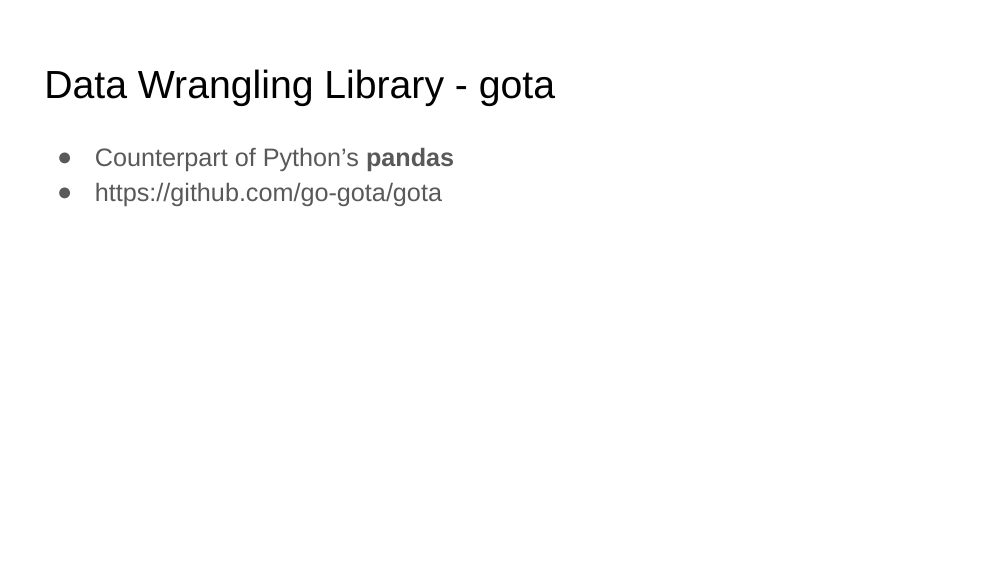
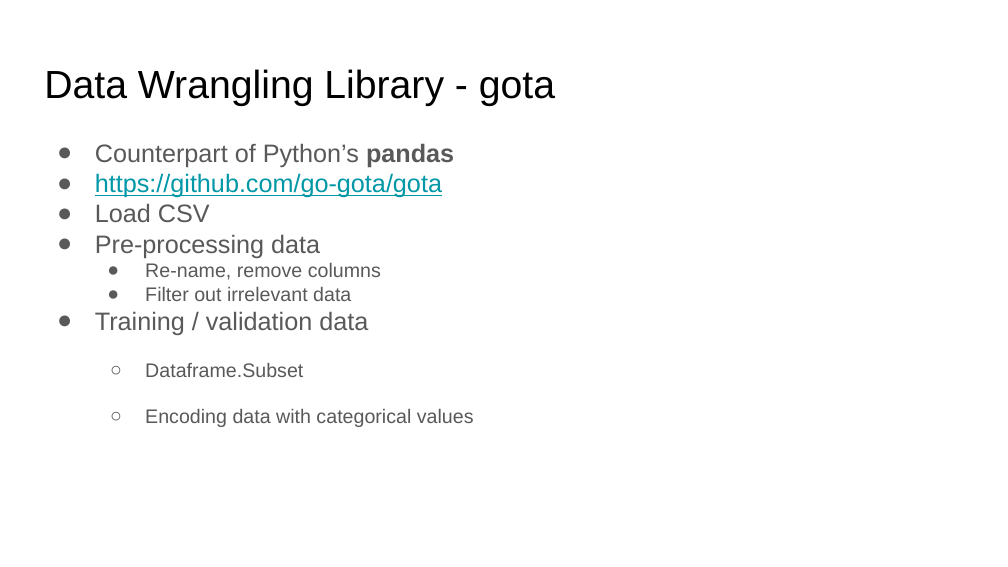
Before and after one commit to ephraimberkovitch/golang_ml, a slide deck: slide 7 of Go ML Meetup.pptx (slide 5 before the commit). Drawn at 1008x567 pixels with LibreOffice and Linux fonts; fonts in the diff are those of the drawing. Boxes give left, top, right and bottom in pixels: in the first picture for what was removed or moved away, otherwise in the second. Text is boxed around its words. In the diff, an @@ line names an element or a change of style, - is before the commit and + after.

Commit message:
presentation - 2

```diff
--- a/Go ML Meetup.pptx
+++ b/Go ML Meetup.pptx
@@ text at bbox=[95, 143, 454, 198]: text colour #595959 to #0097A7, underline on in "https://github.com/go-gota/gota"; line spacing 1.15 to 1 @@
@@ text at bbox=[95, 203, 474, 427]: paragraphs added @@
+● Load CSV
+● Pre-processing data
+  ● Re-name, remove columns
+  ● Filter out irrelevant data
+● Training / validation data
+  ○ Dataframe.Subset
+  ○ Encoding data with categorical values
```
Also in this commit, not shown: 1 other slide changed, 12 slides added.
